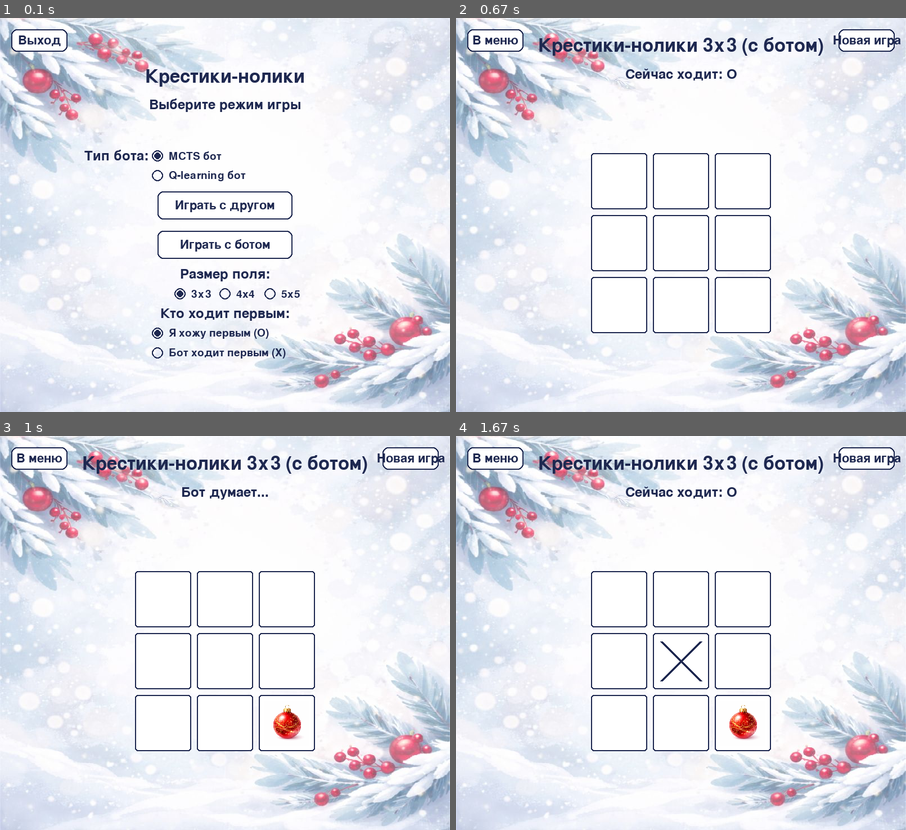
Above: before the commit, frames 1-4 (two rows, left to right).
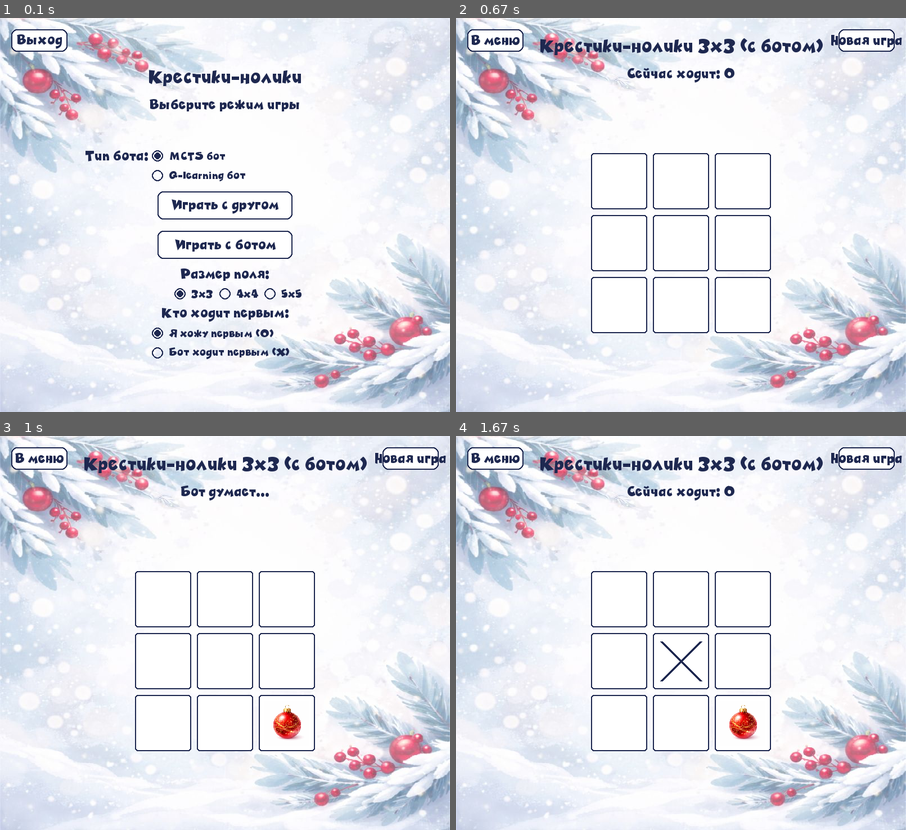
Above: after the commit, the same moments.

Repository: MichaelEvdoshenko/final_project
Game: pygame game, started from run.py
Same seed, same stepped clock (60 frames per second), same inputs: the game is played once before the commit and once after it.
Inputs (mouse positions are in pixels of both pictures, inside the frame that each line leads up to):
- Up to frame 1 (0.1 s): no input
- Up to frame 2 (0.67 s): click "Играть с ботом" at 0.38 s
- Up to frame 3 (1 s): click (270, 719) at 0.72 s
- Up to frame 4 (1.67 s): click "В меню" at 1.05 s; click (847, 770) at 1.38 s

The runs differ from the first frame. In frame 1, 3.5% of the frame differs, in the area x 3-68%, y 4-87%; in frame 2, 1.7%; in frame 3, 1.6%; in frame 4, 1.7%.

Commit message:
font changes

Diff:
--- a/src/ui/Button.py
+++ b/src/ui/Button.py
@@ -23,7 +23,11 @@
         self.color = color
         self.hover_color = hover_color
         self.current_color = color
-        self.font_size = 32
+        self.font_size = 25
+        self.font = pygame.font.Font(
+            "assets/Zubilo.otf",
+            self.font_size
+        )
         self.is_hovered = False
         self.rect = pygame.Rect(x, y, width, height)
 
@@ -32,8 +36,7 @@
                          self.current_color, self.rect, border_radius=10)
         pygame.draw.rect(screen, DARK_BLUE, self.rect, 2, border_radius=10)
 
-        font = pygame.font.Font(None, self.font_size)
-        text_surf = font.render(self.text, True, DARK_BLUE)
+        text_surf = self.font.render(self.text, True, DARK_BLUE)
         text_rect = text_surf.get_rect(center=self.rect.center)
         screen.blit(text_surf, text_rect)
 
--- a/src/ui/RadioButton.py
+++ b/src/ui/RadioButton.py
@@ -22,7 +22,11 @@
         self.hover_color = (255, 255, 255)
         self.normal_color = (255, 255, 255)
         self.is_hovered = False
-        self.font_size = 28
+        self.font_size = 20
+        self.font = pygame.font.Font(
+            "assets/Zubilo.otf",
+            self.font_size
+        )
         self.radius = 10
         self.click_area = pygame.Rect(x - 20, y - 20, 40, 40)
 
@@ -54,8 +58,7 @@
                                (self.x, self.y),
                                self.radius - 4)
 
-        font = pygame.font.Font(None, self.font_size)
-        text_surf = font.render(self.text, True, (30, 40, 80))
+        text_surf = self.font.render(self.text, True, (30, 40, 80))
         text_rect = text_surf.get_rect(midleft=(self.x + self.radius + 10,
                                                 self.y))
         screen.blit(text_surf, text_rect)
--- a/src/ui/renderer.py
+++ b/src/ui/renderer.py
@@ -7,6 +7,8 @@
         self.screen = screen
         self.WIDTH = 800
         self.HEIGHT = 700
+        self.title_font = pygame.font.Font("assets/Zubilo.otf", 34)
+        self.label_font = pygame.font.Font("assets/Zubilo.otf", 25)
 
         try:
             sup_arg = pygame.image.load("assets/ring2.png")
@@ -65,12 +67,12 @@
         else:
             self.screen.fill((255, 255, 255))
 
-        title_font = pygame.font.Font(None, 48)
+        title_font = self.title_font
         title = title_font.render("Крестики-нолики", True, (30, 40, 80))
         title_rect = title.get_rect(center=(self.WIDTH // 2, 105))
         self.screen.blit(title, title_rect)
 
-        label_font = pygame.font.Font(None, 36)
+        label_font = self.label_font
         subtitle = label_font.render("Выберите режим игры", True, (30, 40, 80))
         subtitle_rect = subtitle.get_rect(center=(self.WIDTH // 2, 154))
         self.screen.blit(subtitle, subtitle_rect)
@@ -119,7 +121,7 @@
         else:
             mode_text = "с ботом"
 
-        title_font = pygame.font.Font(None, 48)
+        title_font = self.title_font
         title_text = (
             f"Крестики-нолики\
  {game_interface.size}x{game_interface.size} ({mode_text})"
@@ -131,7 +133,7 @@
         game_interface.back_btn.draw(self.screen)
         game_interface.restart_btn.draw(self.screen)
 
-        status_font = pygame.font.Font(None, 36)
+        status_font = self.label_font
 
         if game_interface.game.winner == "НИЧЬЯ":
             status_text = "Ничья! Игра окончена."
Binary file added: assets/Zubilo.otf
